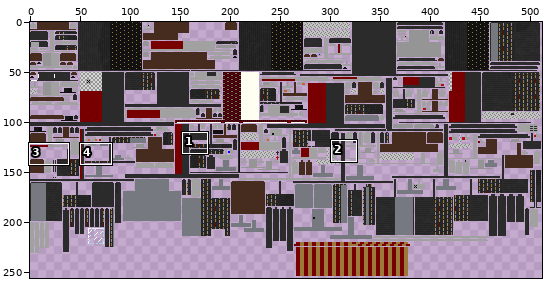
Two states of a sprite sheet, mccore/src/main/resources/assets/dkzpartspack/textures/parts/contractor_camper_bed_cclm.png. Above: a wide view before the commit, with the close-up outlined.
Close-up. Old version:
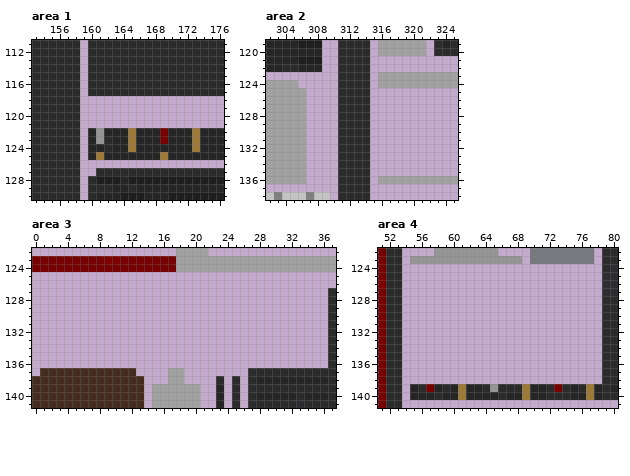
The file is 512x256 pixels. Colours within 5 levels of each other are drawn and written as one. Shown: area 1: x 153..176, y 111..130; area 2: x 302..325, y 119..138; area 3: x 0..37, y 122..141; area 4: x 51..80, y 122..141. The commit also changed other parts of the picture, which this record leaves out.
The result:
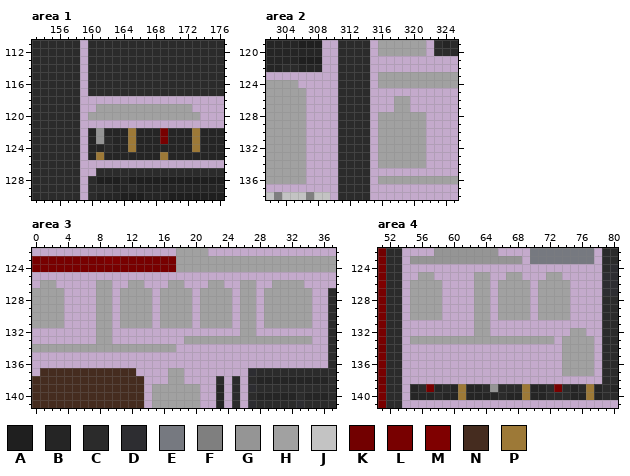
Palette (. is transparent): A #1f1f1f  B #252525  C #2b2b2b  D #2d2d31  E #767980  F #7f7f7f  G #959595  H #a1a1a1  J #c3c3c3  K #720000  L #780000  M #7f0000  N #452c1f  P #9d7937
Diff:
Area 1:
y 119: x 161..172 ............ -> HHHHHHHHHHHH
y 120: x 160..173 .............. -> HHHHHHHHHHHHHH
Area 2:
y 126..127: x 318..319 .. -> HH
y 128..134: x 316..321 ...... -> HHHHHH
Area 3:
y 126: x 1..2 .. -> HH; x 8..9 .. -> HH; x 12..13 .. -> HH; x 17..18 .. -> HH; x 22..23 .. -> HH; x 26..27 .. -> HH; x 30..33 .... -> HHHH
y 127..131: x 0..3 .... -> HHHH; x 8..9 .. -> HH; x 11..14 .... -> HHHH; x 16..19 .... -> HHHH; x 21..24 .... -> HHHH; x 26..27 .. -> HH; x 29..34 ...... -> HHHHHH
y 132: x 8..9 .. -> HH; x 26..27 .. -> HH
y 133: x 8..9 .. -> HH; x 19..34 ................ -> HHHHHHHHHHHHHHHH
y 134: x 0..17 .................. -> HHHHHHHHHHHHHHHHHH
Area 4:
y 125: x 56..57 .. -> HH; x 63..64 .. -> HH; x 67..68 .. -> HH; x 72..73 .. -> HH
y 126..130: x 55..58 .... -> HHHH; x 63..64 .. -> HH; x 66..69 .... -> HHHH; x 71..74 .... -> HHHH
y 131: x 63..64 .. -> HH
y 132: x 63..64 .. -> HH; x 75..76 .. -> HH
y 133: x 55..72 .................. -> HHHHHHHHHHHHHHHHHH; x 74..77 .... -> HHHH
y 134..137: x 74..77 .... -> HHHH
Boxes around the changes in both close-ups, in picture pixels (x1, y1, x2, y2):
added: (88, 104, 200, 120)
added: (378, 96, 426, 168)
added: (32, 280, 312, 352)
added: (410, 272, 594, 376)
